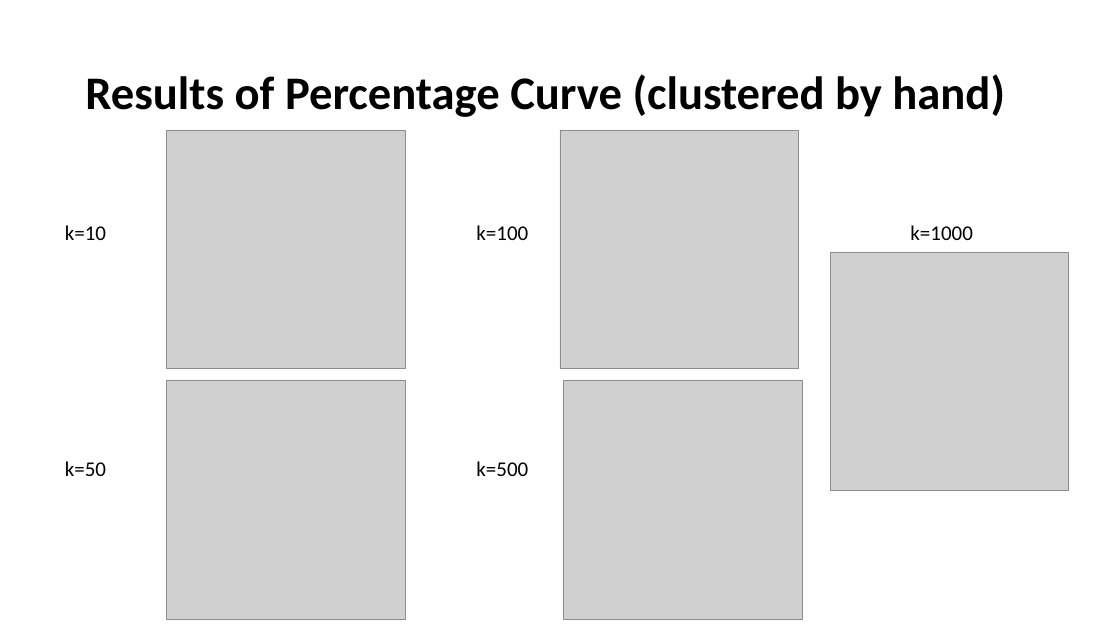
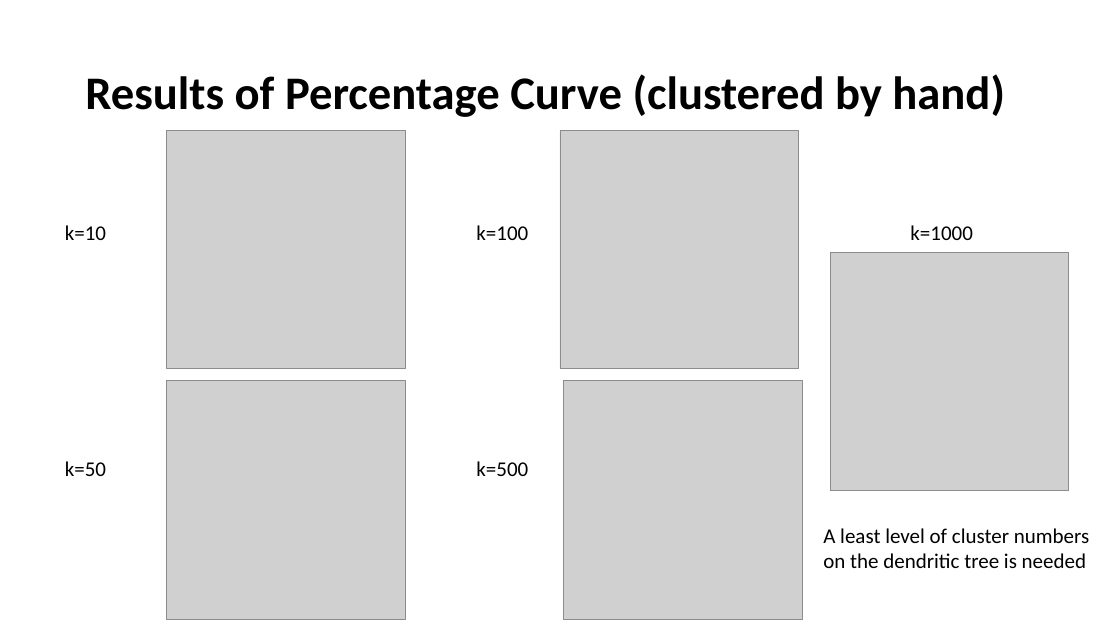
Before and after one commit to jingchengsimon/NeuronWithNetworkx, a slide deck: slide 5 of Pre.pptx. Drawn at 1120x630 pixels with LibreOffice and Linux fonts; fonts in the diff are those of the drawing; grey boxes stand for pictures. Boxes give left, top, right and bottom in pixels: in the first picture for what was removed or moved away, otherwise in the second. Text is boxed around its words. In the diff, an @@ line names an element or a change of style, - is before the commit and + after.

Commit message:
update on 080823
update visual_result

```diff
--- a/Pre.pptx
+++ b/Pre.pptx
@@ text added at box(823, 528, 1089, 568), 18 pt, text #000000 @@
+A least level of cluster numbers
+on the dendritic tree is needed
```
Also in this commit, not shown: 2 other slides changed, 2 slides added, 26 other files.
